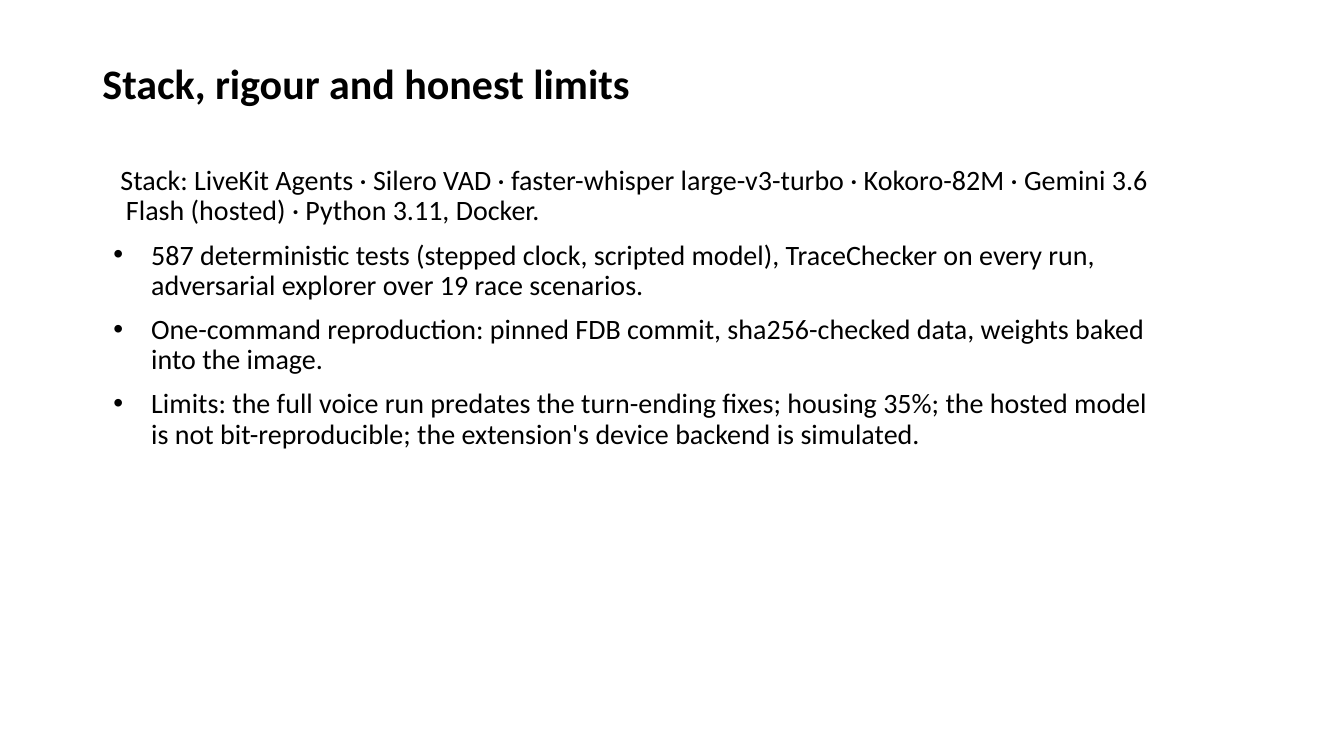
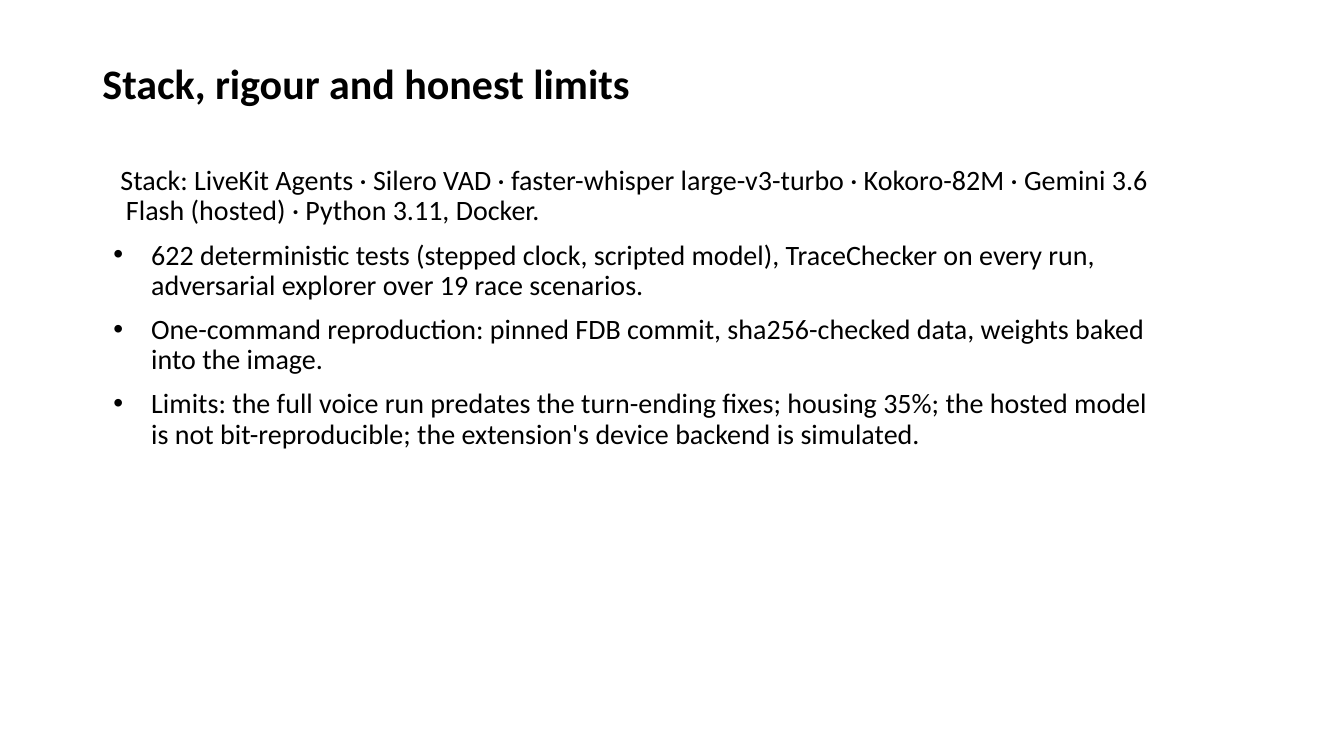
Before and after one commit to AdithyaSanthosh-P/Janus, a slide deck: slide 7 of docs/deck/Janus_Submission.pptx. Drawn at 1344x756 pixels with LibreOffice and Linux fonts; fonts in the diff are those of the drawing. Boxes give left, top, right and bottom in pixels: in the first picture for what was removed or moved away, otherwise in the second. Text is boxed around its words. In the diff, an @@ line names an element or a change of style, - is before the commit and + after.

```diff
--- a/docs/deck/Janus_Submission.pptx
+++ b/docs/deck/Janus_Submission.pptx
@@ text at (151,244,1094,300): text changed @@
-• 587 deterministic tests (stepped clock, scripted model), TraceChecker on every run, adversarial explorer over 19 race scenarios.
+• 622 deterministic tests (stepped clock, scripted model), TraceChecker on every run, adversarial explorer over 19 race scenarios.
```
Also in this commit, not shown: 1 other slide changed, 2 other files.
